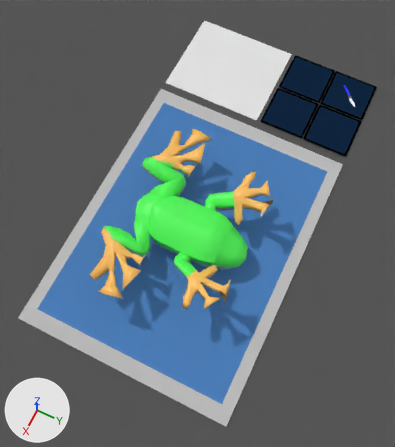
Renders of the Blender file frog body.blend from each side of a commit.
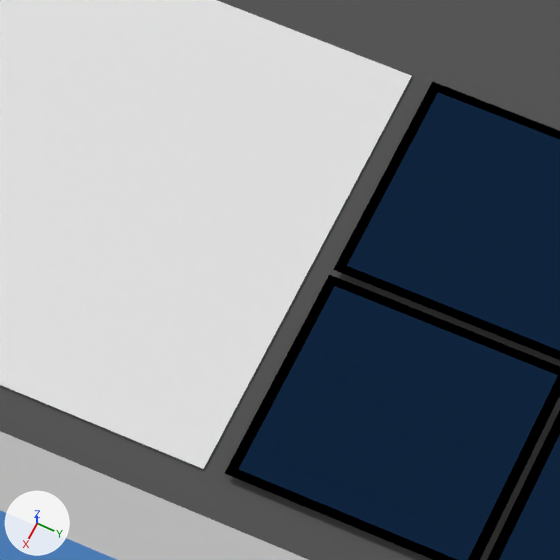
Old and new are each drawn whole from a 50 mm lens placed at (10.01, 5.16, 29.97), pointed at (-0.81, -0.18, 0.46) and again close up on the part from 56% to 80% of the width and 9% to 30% of the height. Arrows for +X, +Y and +Z are at lower left; the lights stay in place.

The first close-up shows 'BorderFrogDissectionTray', 'FrogDissectionTray', 'Ground', 'Plane', 'ToolPlate.001', 'ToolPlate.002', 'ToolPlate.003', 'ToolPlateBorder.001', 'ToolPlateBorder.002', 'ToolPlateBorder.003'.
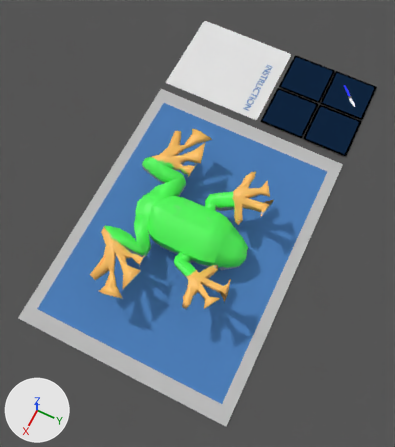
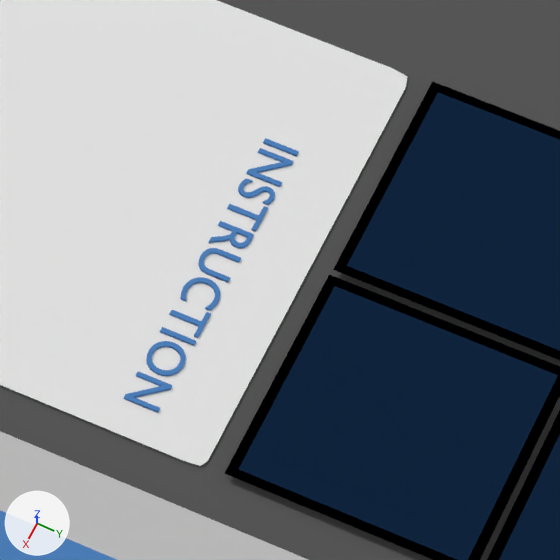
What differs and where, as boxes [x1, y1, x2, y2] in the close-ups (560 x 560 px):
'Instruction', added (blue): after [124, 138, 299, 413]

Edits to the bpy script that builds the scene:
```text
Add mat_material:
    mat_material = diffuse_material('Material')
    mat_material.base_color = (0.0782, 0.22, 0.509)  # blue #4f81bd
Add txt_text:
    txt_text = bpy.data.curves.new('Text', 'FONT')
    txt_text.body = 'INSTRUCTION'
    txt_text.materials.append(mat_material)  # blue #4f81bd
    txt_text.extrude = 0.02
    txt_text.size = 0.6
Add ob_instruction:
    ob_instruction = bpy.data.objects.new('Instruction', txt_text)
    ob_instruction.location = (-13.36, -1.17, 0.0)
```
